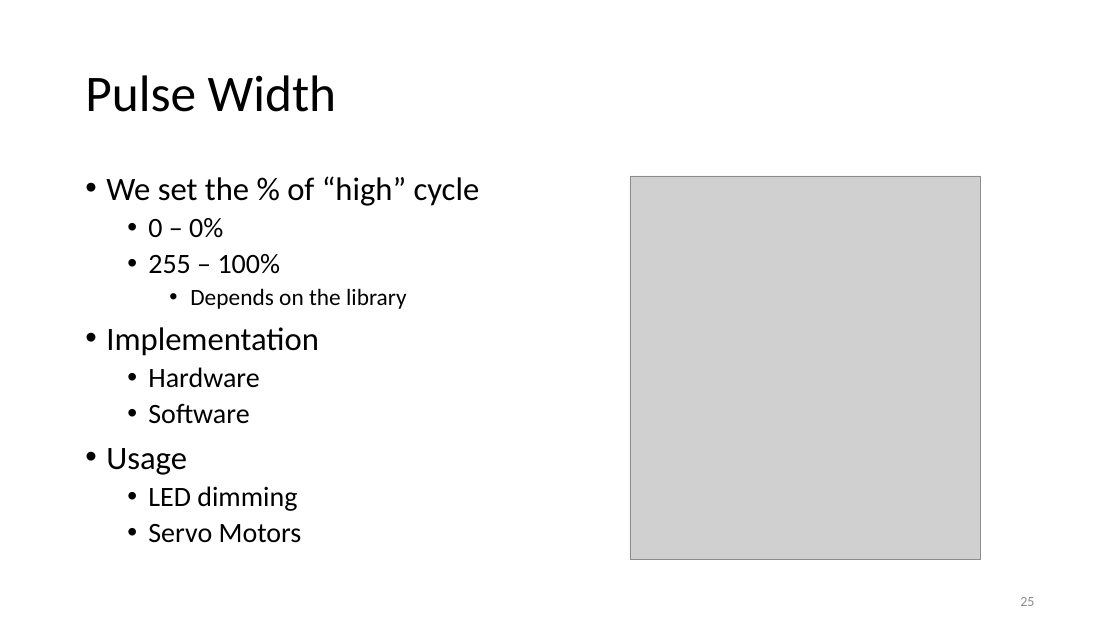
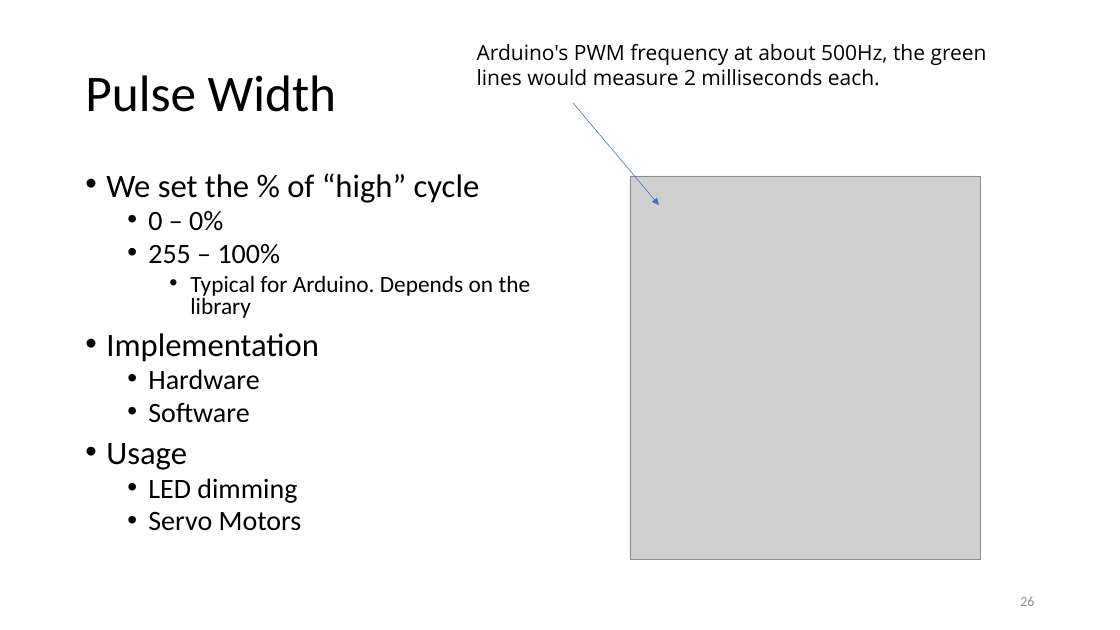
Before and after one commit to fxwalsh/project-2-2023, a slide deck: slide 26 of topic03/talk1/talk1.pptx (slide 25 before the commit). Drawn at 1120x630 pixels with LibreOffice and Linux fonts; fonts in the diff are those of the drawing; grey boxes stand for pictures. Boxes give left, top, right and bottom in pixels: in the first picture for what was removed or moved away, otherwise in the second. Text is boxed around its words. In the diff, an @@ line names an element or a change of style, - is before the commit and + after.

```diff
--- a/topic03/talk1/talk1.pptx
+++ b/topic03/talk1/talk1.pptx
@@ text added at (477,44,987,86), 18 pt, text #000000 @@
+Arduino's PWM frequency at about 500Hz, the green lines would measure 2 milliseconds each.
@@ arrow added from (573, 103) to (659, 205), #4472C4 0.5 pt @@
@@ text at (106,173,480,531): line spacing 0.9 to 0.8 @@
@@ text at (190,275,531,318): text changed @@
-    • Depends on the library
+    • Typical for Arduino. Depends on the library
```
Also in this commit, not shown: 2 other slides changed, 1 slide added, 6 slides removed, 1 other file.
